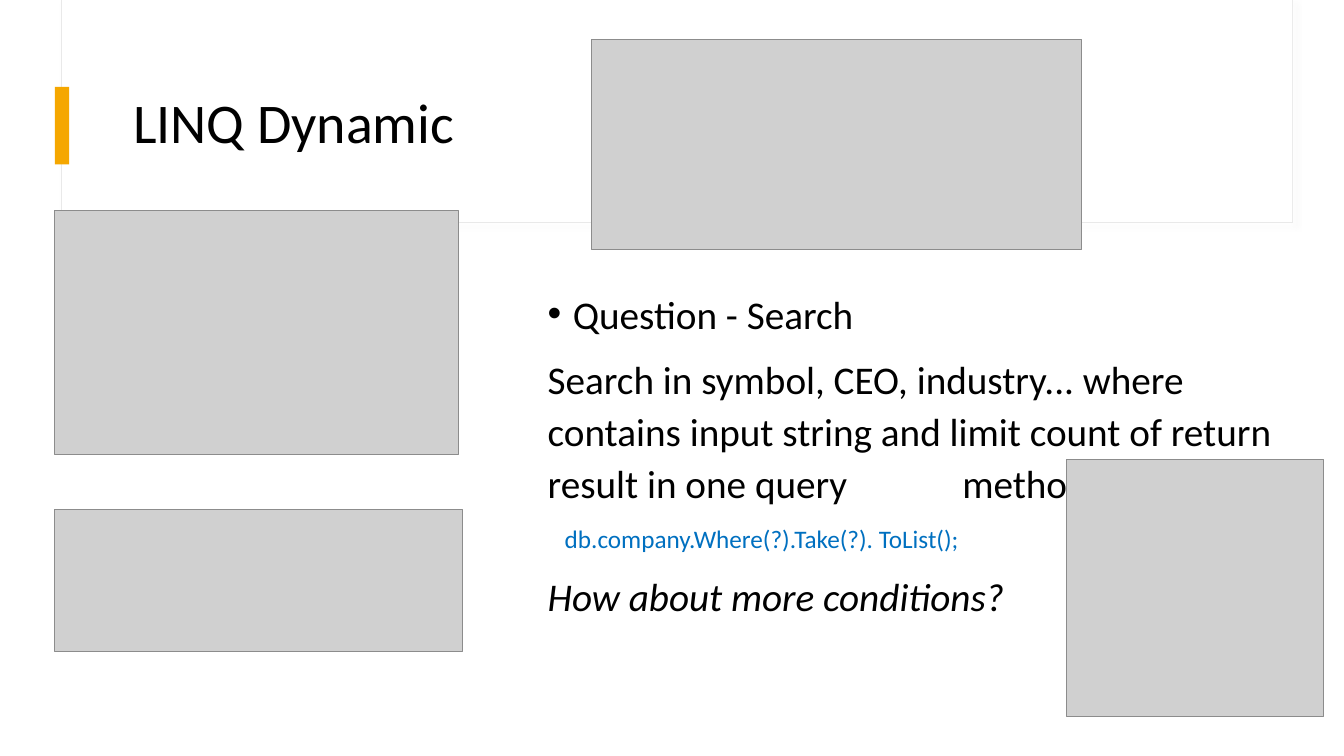
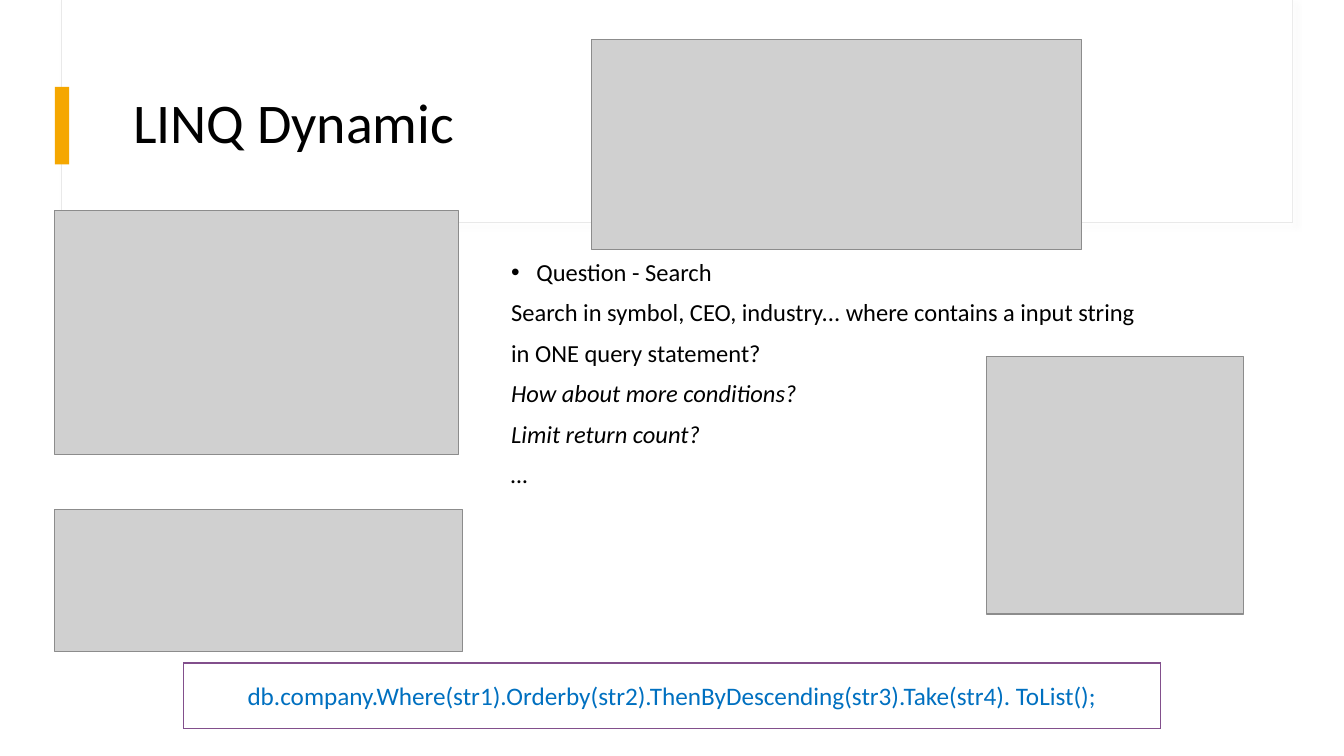
Before and after one commit to futurename/IPD20-DotNetProject, a slide deck: slide 17 of Documentation/ProjectStockMonitor.pptx (slide 14 before the commit). Drawn at 1344x756 pixels with LibreOffice and Linux fonts; fonts in the diff are those of the drawing; grey boxes stand for pictures. Boxes give left, top, right and bottom in pixels: in the first picture for what was removed or moved away, otherwise in the second. Text is boxed around its words. In the diff, an @@ line names an element or a change of style, - is before the commit and + after.

```diff
--- a/Documentation/ProjectStockMonitor.pptx
+++ b/Documentation/ProjectStockMonitor.pptx
@@ text "Question - Search": place and size @@
-text "Question - Search" at (548,301,1271,612)
+text "Question - Search" at (511,264,1134,443)
@@ text at (511,264,796,402): size 28 to 17.5 pt in "Question - Search", "How about more conditions?"; line spacing 1.1 to 0.9 @@
@@ text at (511,304,1134,366): text changed; size 28 to 17.5 pt @@
-Search in symbol, CEO, industry... where contains input string and limit count of return result in one query method?
-db.company.Where(?).Take(?). ToList();
+Search in symbol, CEO, industry... where contains a input string
+in ONE query statement?
@@ picture: place and size @@
-picture at (1067,460,1324,717)
+picture at (987,357,1244,614)
@@ text at (511,426,700,443): paragraphs added @@
+Limit return count?
+…
@@ rectangle added at (184,663,1160,729), fill #FFFFFF, outline #824F8C 1 pt, 18 pt, text #0070C0 @@
+db.company.Where(str1).Orderby(str2).ThenByDescending(str3).Take(str4). ToList();
```
Also in this commit, not shown: 19 other slides changed, 5 slides added, 3 slides removed, 2 other files.
